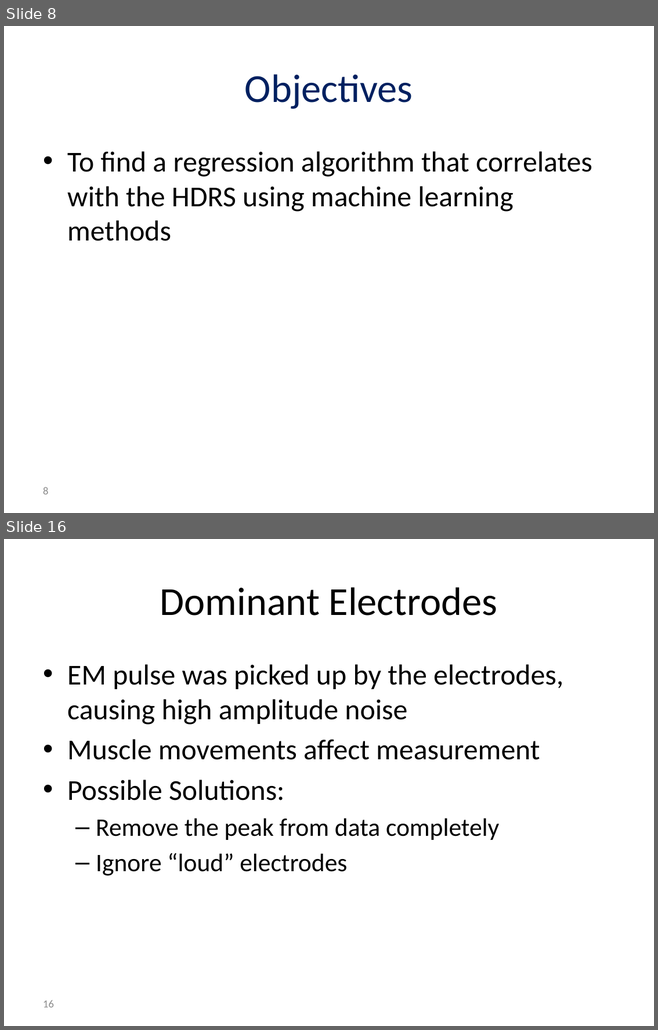
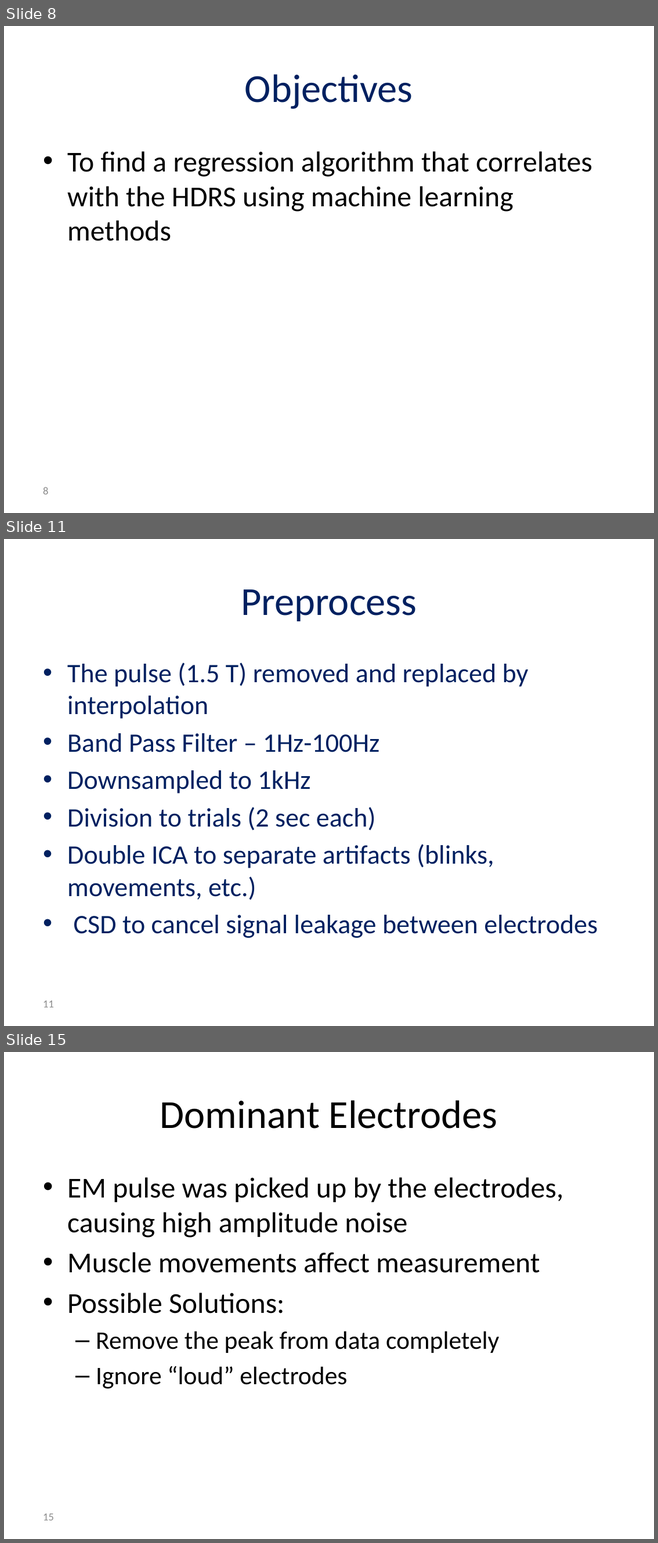
Before and after one commit to reggevlivney/BrainSway, a slide deck: Project_Midterm_Presentation.pptx. Shown one above the other, each under a label of ours: slides 8 and 16 before the commit, slides 8, 11 and 15 after it; the slides between them are not shown. The pictures are 658x1030 and 658x1543 pixels, drawn with LibreOffice and Linux fonts; fonts in the diff are those of the drawing; background and template pictures are left out. Boxes give left, top, right and bottom in pixels: in the first picture for what was removed or moved away, otherwise in the second. Text is boxed around its words. In the diff, an @@ line names an element or a change of style, - is before the commit and + after.

```diff
--- a/Project_Midterm_Presentation.pptx
+++ b/Project_Midterm_Presentation.pptx
@@ slide 11 added at [4, 539, 654, 1026], background #FFFFFF @@
@@ title added at [241, 589, 416, 621], 44 pt, text #002060 @@
+Preprocess
@@ text added at [67, 663, 597, 938], 29.6 pt, text #002060 @@
+• The pulse (1.5 T) removed and replaced by interpolation
+• Band Pass Filter – 1Hz-100Hz
+• Downsampled to 1kHz
+• Division to trials (2 sec each)
+• Double ICA to separate artifacts (blinks, movements, etc.)
+• CSD to cancel signal leakage between electrodes
@@ page number added at [43, 1001, 54, 1008], 12 pt, text #8C8C8C @@
+11
@@ what was slide 16 is now slide 15 @@
@@ page number at [43, 1514, 54, 1521]: text changed @@
-16
+15
```
Also in this commit, not shown: 8 slides changed, 2 other slides added, 1 slide removed, 1 other file.
